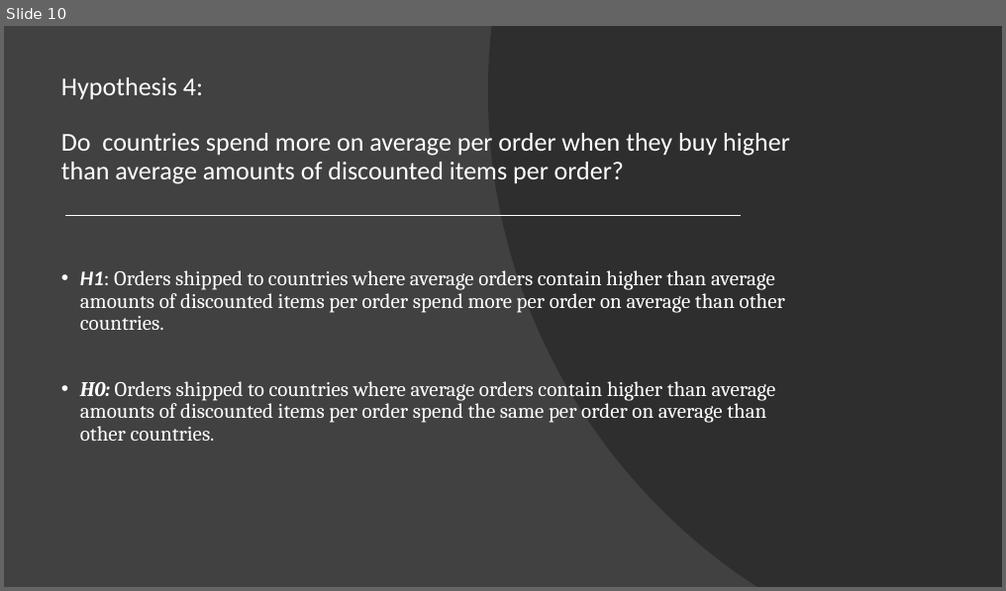
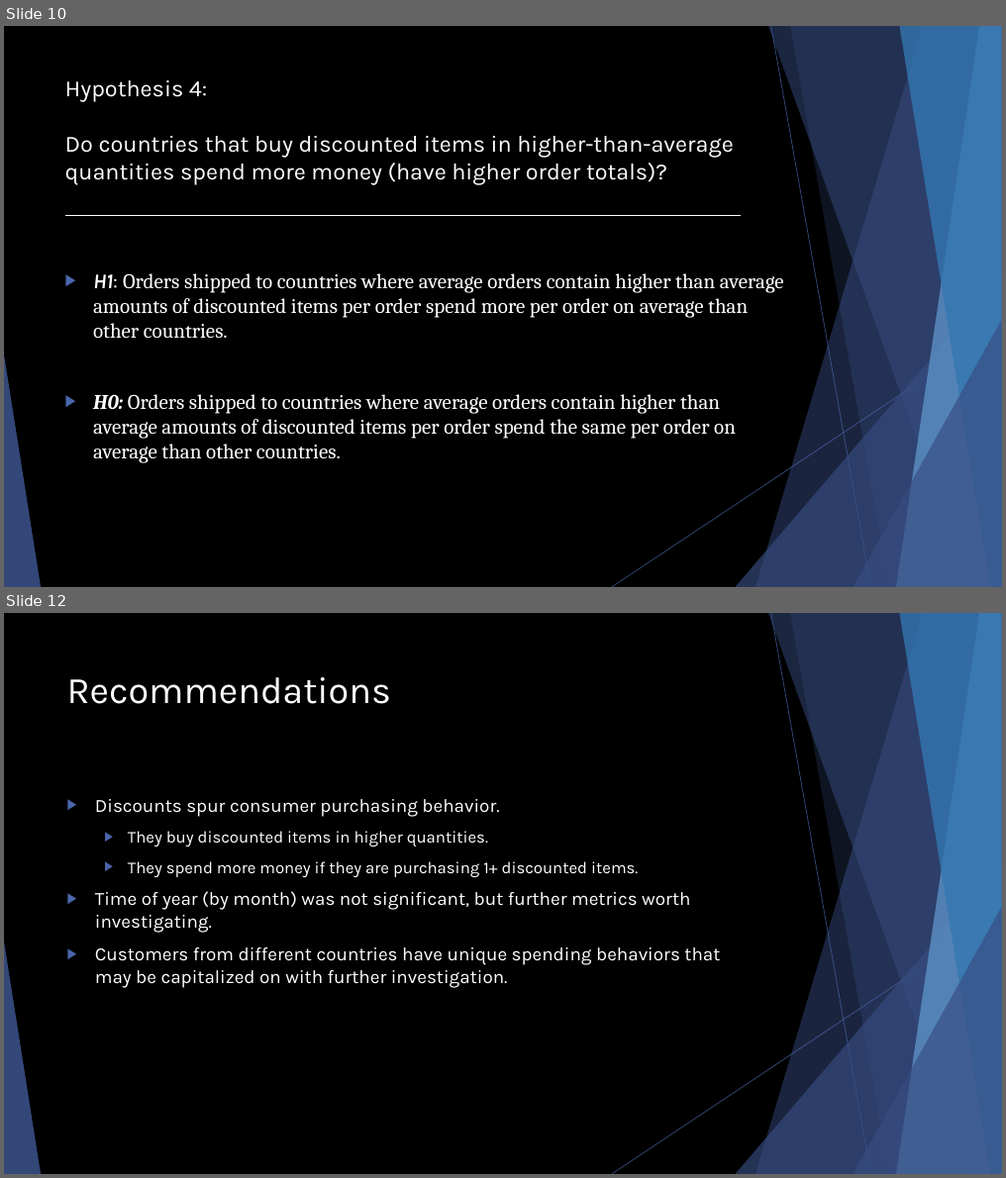
Before and after one commit to jirvingphd/dsc-2-final-project-online-ds-ft-021119, a slide deck: Northwind Sales Analysis + Recommendations.pptx. Shown one above the other, each under a label of ours: slide 10 before the commit, slides 10 and 12 after it; the slides between them are not shown. The pictures are 1006x591 and 1006x1178 pixels, drawn with LibreOffice and Linux fonts; fonts in the diff are those of the drawing. Boxes give left, top, right and bottom in pixels: in the first picture for what was removed or moved away, otherwise in the second. Text is boxed around its words. In the diff, an @@ line names an element or a change of style, - is before the commit and + after.

```diff
--- a/Northwind Sales Analysis + Recommendations.pptx
+++ b/Northwind Sales Analysis + Recommendations.pptx
@@ slide 12 added at (4, 613, 1002, 1174), background #000000; not listed: 10 template elements that a slide beside it also shows @@
@@ title added at (67, 677, 391, 704), 36 pt, text #FFFFFF @@
+Recommendations
@@ text added at (95, 799, 720, 988), 18 pt, text #FFFFFF @@
+▶ Discounts spur consumer purchasing behavior.
+  ▶ They buy discounted items in higher quantities.
+  ▶ They spend more money if they are purchasing 1+ discounted items.
+▶ Time of year (by month) was not significant, but further metrics worth investigating.
+▶ Customers from different countries have unique spending behaviors that may be capitalized on with further investigation.
@@ slide 10 changed as well @@
@@ background #414141 to #000000 @@
@@ freeform shape removed at (488, 26, 1002, 587) @@
@@ title at (65, 80, 207, 102): size 24.8 to 22.3 pt, font Calibri to Karla in "Hypothesis 4:"; line spacing 0.9 to 1 @@
@@ title at (65, 136, 733, 185): text changed; size 24.8 to 22.3 pt; font Calibri to Karla @@
-Do countries spend more on average per order when they buy higher than average amounts of discounted items per order?
+Do countries that buy discounted items in higher-than-average quantities spend more money (have higher order totals)?
@@ text "H1: Orders shipped to countries ..." at (93, 274, 784, 464): font Calibri to Karla in "H1:"; bullet • to ▶; line spacing 0.9 to 1 @@
@@ group added at (4, 26, 1002, 587): 5 freeform shapes, 3 triangles, 2 lines @@
```
Also in this commit, not shown: 6 other slides changed, 4 other slides added, 6 slides removed, 54 other files.
